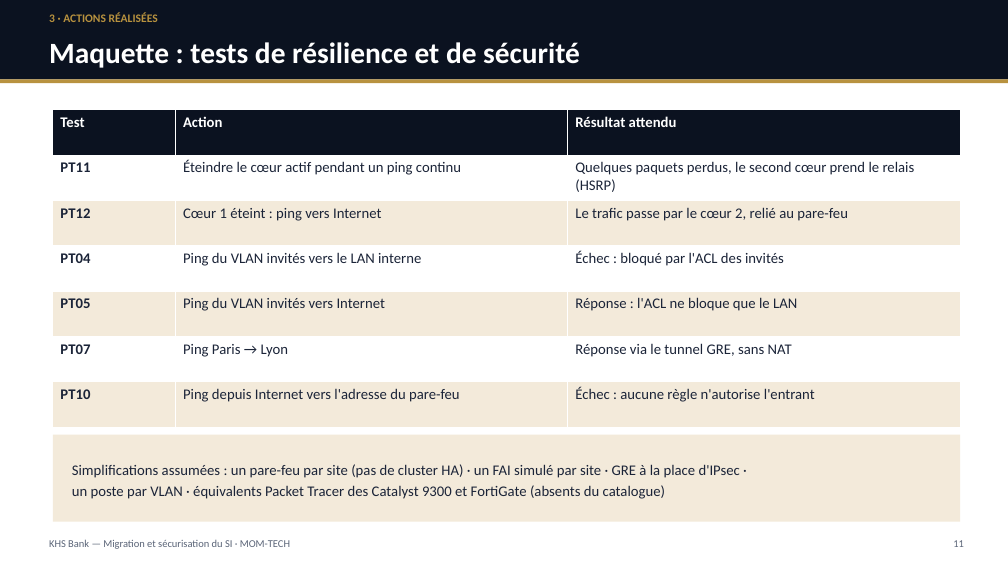
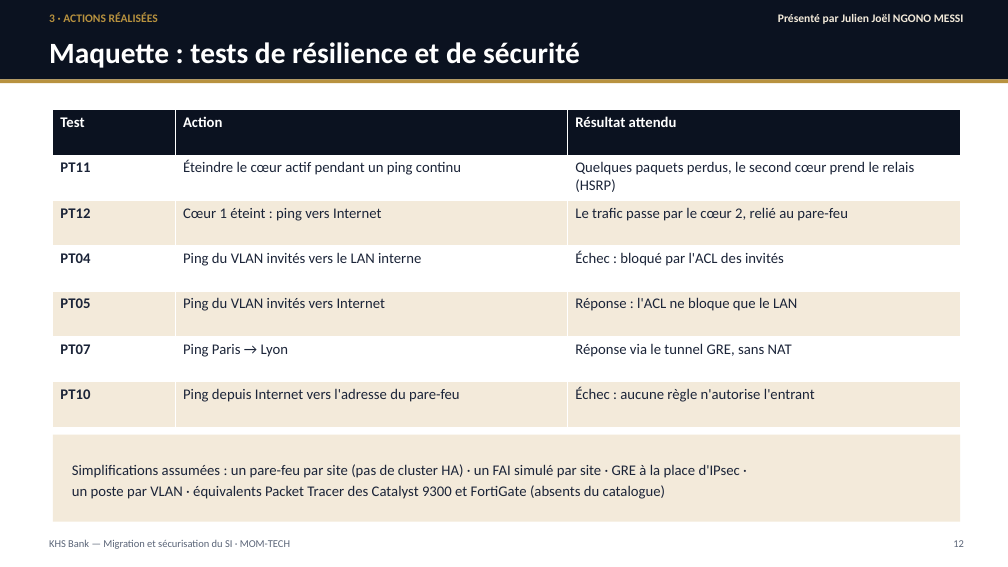
Before and after one commit to ngonomessi-cmd/projet-fin-etude, a slide deck: slide 12 of soutenance/Soutenance_KHS_Bank_MOM-TECH.pptx (slide 11 before the commit). Drawn at 1008x567 pixels with LibreOffice and Linux fonts; fonts in the diff are those of the drawing. Boxes give left, top, right and bottom in pixels: in the first picture for what was removed or moved away, otherwise in the second. Text is boxed around its words. In the diff, an @@ line names an element or a change of style, - is before the commit and + after.

```diff
--- a/soutenance/Soutenance_KHS_Bank_MOM-TECH.pptx
+++ b/soutenance/Soutenance_KHS_Bank_MOM-TECH.pptx
@@ text added at [778, 14, 964, 24], 11 pt, text #F3EADA, bold @@
+Présenté par Julien Joël NGONO MESSI
```
Also in this commit, not shown: 15 other slides changed, 1 slide added, 8 other files.
